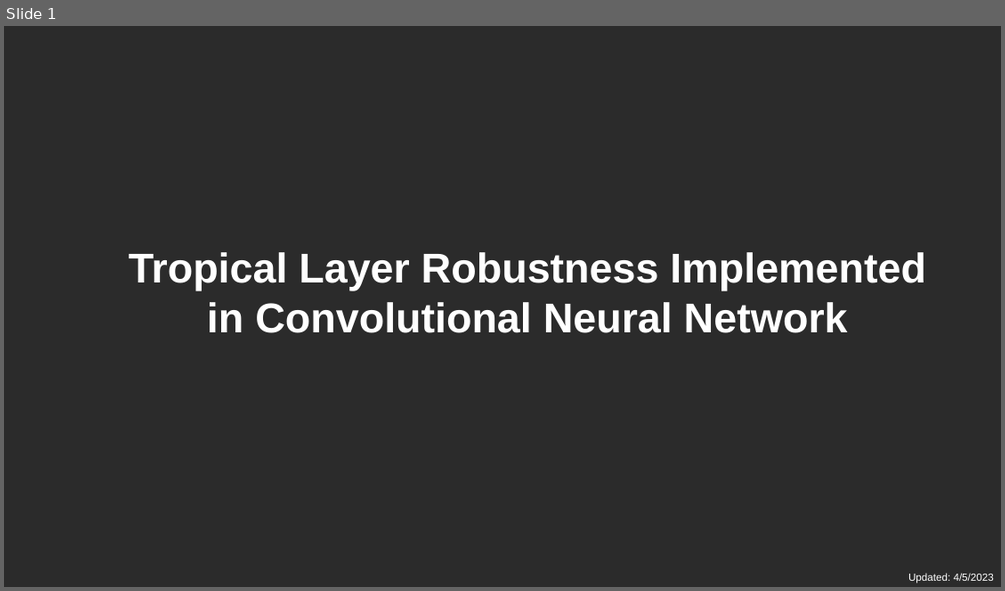
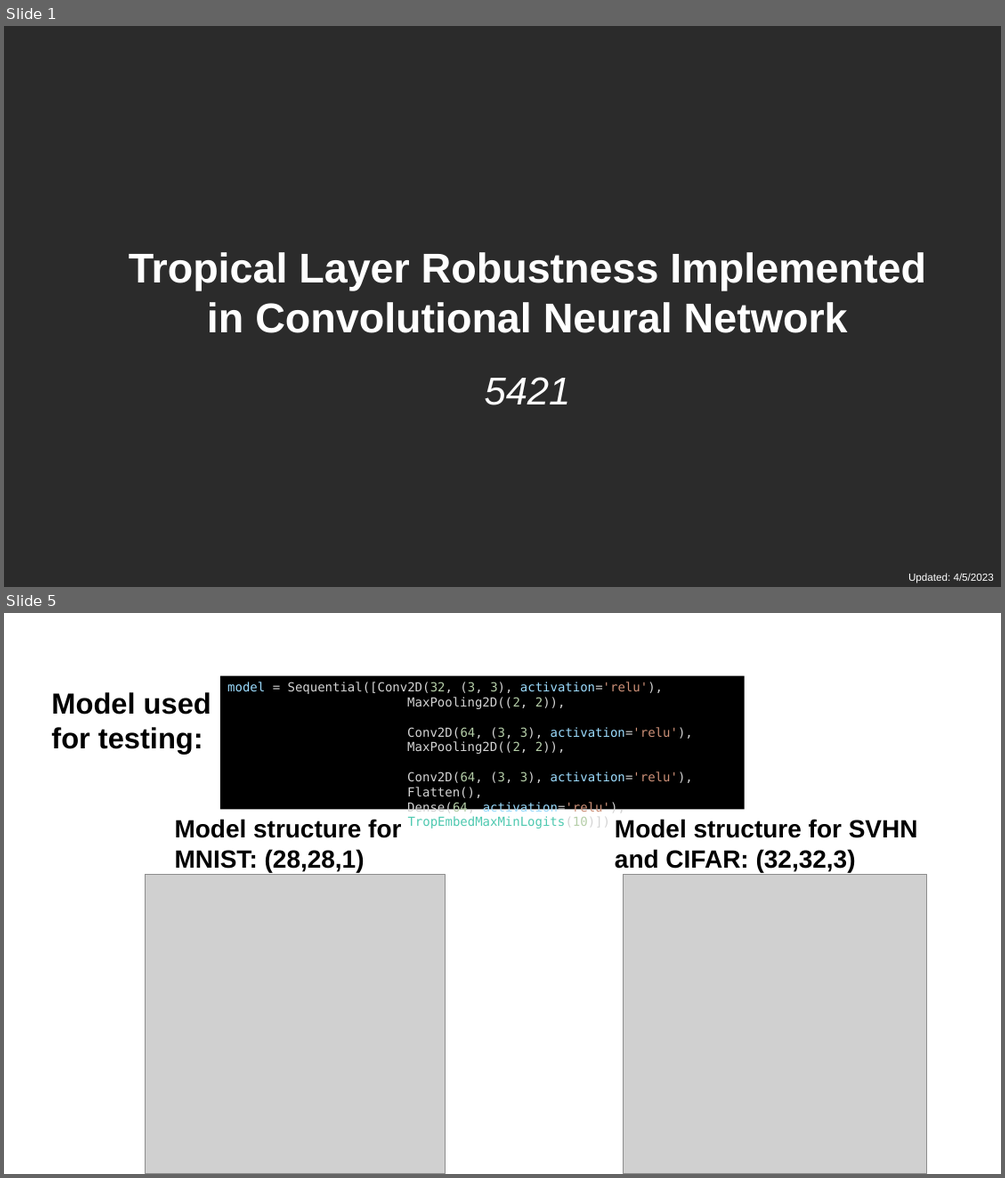
Before and after one commit to deryk96/TropicalNN, a slide deck: Topical Neural Networks Update - 02Nov23.pptx. Shown one above the other, each under a label of ours: slide 1 before the commit, slides 1 and 5 after it; the slides between them are not shown. The pictures are 1005x591 and 1005x1178 pixels, drawn with LibreOffice and Linux fonts; fonts in the diff are those of the drawing; grey boxes stand for pictures; background and template pictures are left out; a plain dark background stands for a picture behind light text. Boxes give left, top, right and bottom in pixels: in the first picture for what was removed or moved away, otherwise in the second. Text is boxed around its words. In the diff, an @@ line names an element or a change of style, - is before the commit and + after.

```diff
--- a/Topical Neural Networks Update - 02Nov23.pptx
+++ b/Topical Neural Networks Update - 02Nov23.pptx
@@ slide 5 added at (x1=4, y1=613, x2=1001, y2=1174), background picture (left out) @@
@@ title added at (x1=253, y1=613, x2=968, y2=675), 36 pt, text #FFFFFF, bold @@
+Using Tropical Distance to Make Logits
@@ text added at (x1=51, y1=692, x2=211, y2=754), 28 pt, text #000000, bold @@
+Model used for testing:
@@ rectangle added at (x1=220, y1=676, x2=744, y2=809), fill #000000, 12 pt, text #D4D4D4 @@
+model = Sequential([Conv2D(32, (3, 3), activation='relu'),
+MaxPooling2D((2, 2)),
+Conv2D(64, (3, 3), activation='relu'),
+MaxPooling2D((2, 2)),
+Conv2D(64, (3, 3), activation='relu'),
+Flatten(),
+Dense(64, activation='relu'),
+TropEmbedMaxMinLogits(10)])
@@ text added at (x1=175, y1=819, x2=401, y2=872), 24 pt, text #000000, bold @@
+Model structure for MNIST: (28,28,1)
@@ text added at (x1=615, y1=819, x2=918, y2=872), 24 pt, text #000000, bold @@
+Model structure for SVHN and CIFAR: (32,32,3)
@@ picture added at (x1=146, y1=875, x2=446, y2=1174) @@
@@ picture added at (x1=623, y1=875, x2=927, y2=1174) @@
@@ slide 1 changed as well @@
@@ subtitle added at (x1=485, y1=377, x2=571, y2=405), 37.3 pt, text #FFFFFF, italic @@
+5421
```
Also in this commit, not shown: 3 other slides changed, 4 other slides added, 38 other files.
